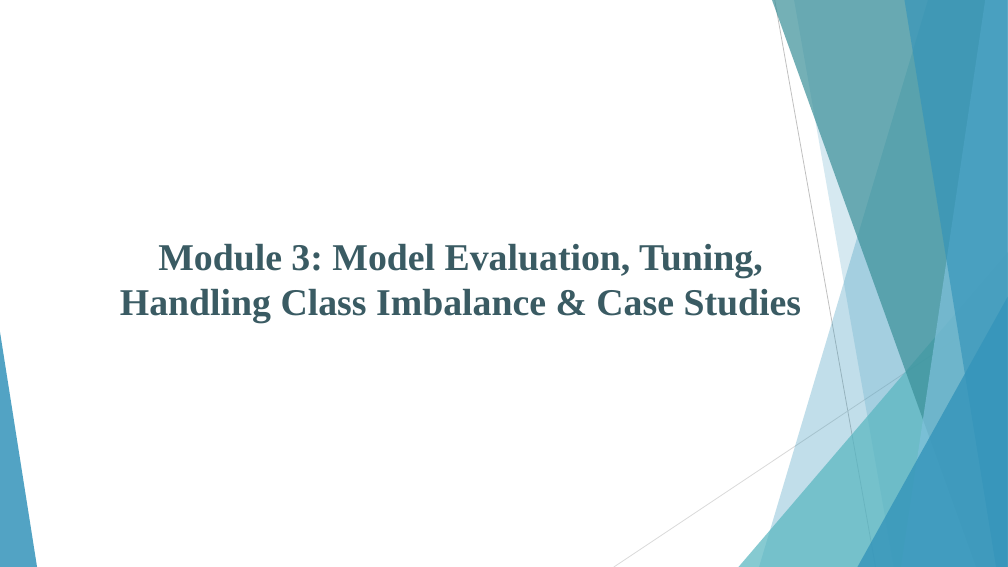
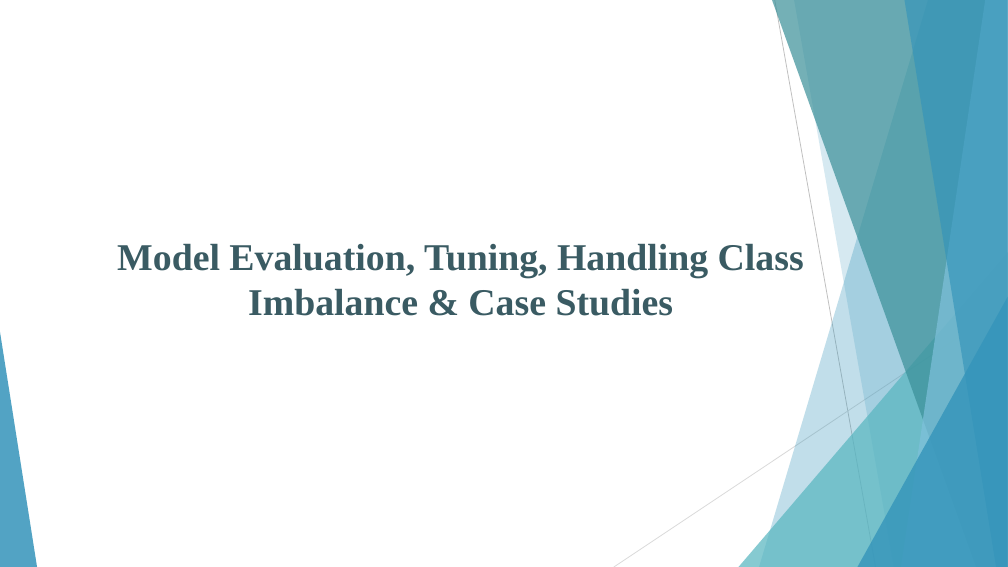
Before and after one commit to Lumumba1992/MEDIACREST, a slide deck: slide 41 of week4/Machine Learning Training Slides.pptm (slide 60 before the commit). Drawn at 1008x567 pixels with LibreOffice and Linux fonts; fonts in the diff are those of the drawing. Boxes give left, top, right and bottom in pixels: in the first picture for what was removed or moved away, otherwise in the second. Text is boxed around its words. In the diff, an @@ line names an element or a change of style, - is before the commit and + after.

```diff
--- a/week4/Machine Learning Training Slides.pptm
+++ b/week4/Machine Learning Training Slides.pptm
@@ title at [117, 243, 804, 316]: text changed @@
-Module 3: Model Evaluation, Tuning, Handling Class Imbalance & Case Studies
+Model Evaluation, Tuning, Handling Class Imbalance & Case Studies
```
Also in this commit, not shown: 1 other slide changed, 59 slides removed, 1 other file.
